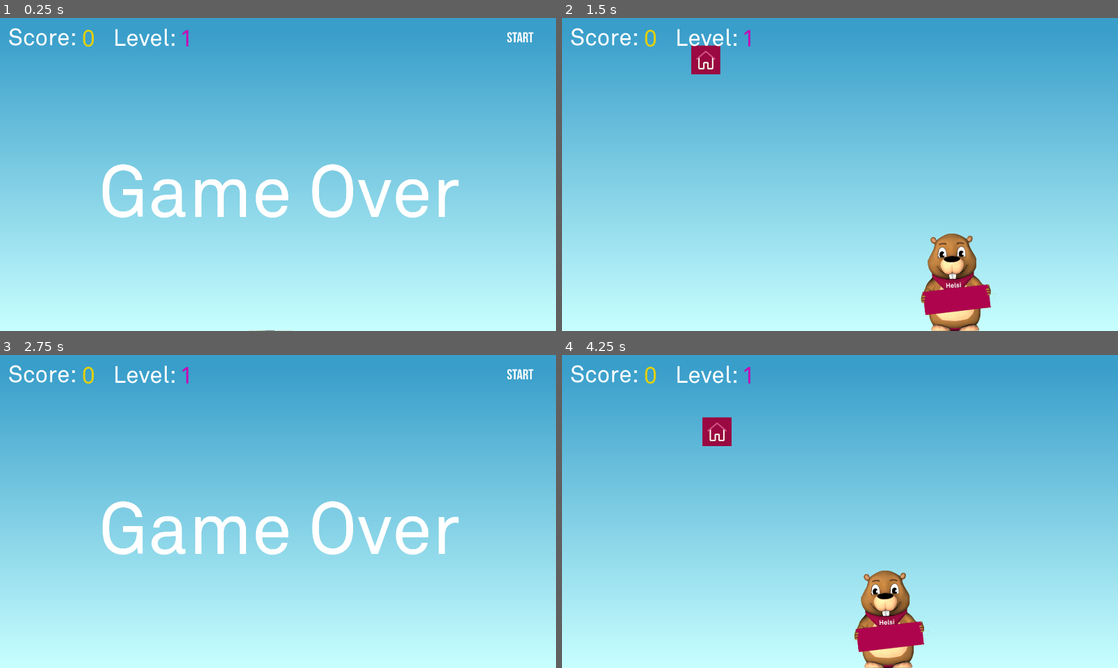
Above: before the commit, frames 1-4 (two rows, left to right).
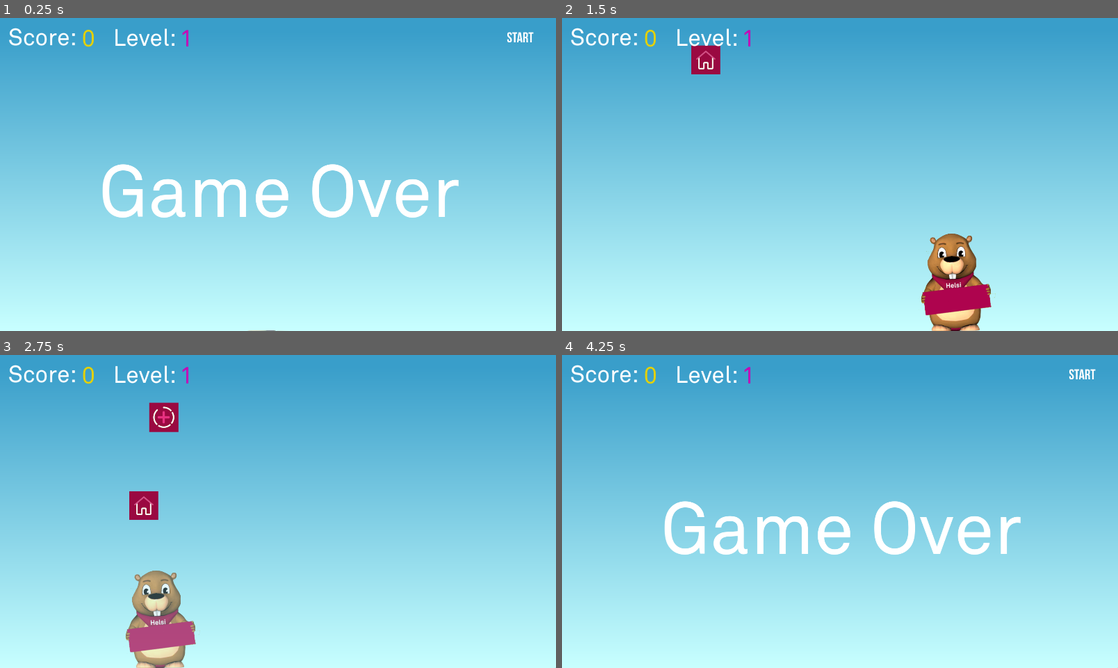
Above: after the commit, the same moments.

Repository: helsana/innoweek_game
Game: Godot game, scene res://World.tscn
The game is run twice, just before and just after one commit, with the same random seed, the same clock (stepped at 60 frames per second) and the same inputs.
Inputs (mouse positions are in pixels of both pictures, inside the frame that each line leads up to):
- Up to frame 1 (0.25 s): no input
- Up to frame 2 (1.5 s): click (1079, 36) at 0.5 s; move the mouse to (962, 158) at 1.27 s
- Up to frame 3 (2.75 s): move the mouse to (166, 527) at 2.02 s
- Up to frame 4 (4.25 s): click (1079, 373) at 2.77 s; move the mouse to (895, 442) at 3.52 s

The runs differ from the first frame. In frame 1, less than 0.1% of the frame differs, in the area x 45-53%, y 99-100%; in frame 2, 0.2%; in frame 3, 7.0%, in the area x 18-96%, y 4-100%; in frame 4, 6.6%.

Commit message:
game over animation

Diff:
--- a/Player.tscn
+++ b/Player.tscn
@@ -1,12 +1,88 @@
-[gd_scene load_steps=3 format=3 uid="uid://b6h2b4y1y3dvy"]
+[gd_scene load_steps=7 format=3 uid="uid://b6h2b4y1y3dvy"]
 
 [ext_resource type="Script" path="res://Player.gd" id="1"]
 [ext_resource type="Texture2D" uid="uid://d12gkcuanxi76" path="res://helsi.png" id="2_vv53m"]
+[ext_resource type="AudioStream" uid="uid://c3epi2g1dtf5f" path="res://Tracks/GameOver.mp3" id="3_qlwkq"]
+
+[sub_resource type="Animation" id="Animation_uh3jd"]
+resource_name = "game_over"
+length = 2.1
+step = 5.0
+tracks/0/type = "value"
+tracks/0/imported = false
+tracks/0/enabled = false
+tracks/0/path = NodePath("..:rotation")
+tracks/0/interp = 1
+tracks/0/loop_wrap = true
+tracks/0/keys = {
+"times": PackedFloat32Array(0.01, 0.49, 0.96, 1.42, 1.8, 2.09),
+"transitions": PackedFloat32Array(1, 1, 1, 1, 1, 1),
+"update": 0,
+"values": [3.48787e-16, 0.523599, 1.0472, 1.5708, 2.0944, 3.48787e-16]
+}
+tracks/1/type = "audio"
+tracks/1/imported = false
+tracks/1/enabled = true
+tracks/1/path = NodePath("../AudoGameOver")
+tracks/1/interp = 1
+tracks/1/loop_wrap = true
+tracks/1/keys = {
+"clips": [{
+"end_offset": 0.76,
+"start_offset": 0.0,
+"stream": ExtResource("3_qlwkq")
+}],
+"times": PackedFloat32Array(0)
+}
+tracks/1/use_blend = true
+tracks/2/type = "value"
+tracks/2/imported = false
+tracks/2/enabled = false
+tracks/2/path = NodePath("..:position")
+tracks/2/interp = 1
+tracks/2/loop_wrap = true
+tracks/2/keys = {
+"times": PackedFloat32Array(0.02, 0.59, 1.21, 1.71, 2.09),
+"transitions": PackedFloat32Array(1, 1, 1, 1, 1),
+"update": 0,
+"values": [Vector2(2.08165e-12, 100), Vector2(2.08165e-12, 200), Vector2(2.08165e-12, 300), Vector2(2.08165e-12, 400), Vector2(2.08165e-12, 500)]
+}
+tracks/3/type = "value"
+tracks/3/imported = false
+tracks/3/enabled = true
+tracks/3/path = NodePath("..:modulate")
+tracks/3/interp = 1
+tracks/3/loop_wrap = true
+tracks/3/keys = {
+"times": PackedFloat32Array(0.04, 0.57, 1.24, 1.69, 2.08),
+"transitions": PackedFloat32Array(1, 1, 1, 1, 1),
+"update": 0,
+"values": [Color(1, 1, 1, 0.784314), Color(1, 1, 1, 0.588235), Color(1, 1, 1, 0.392157), Color(1, 1, 1, 0), Color(1, 1, 1, 1)]
+}
+
+[sub_resource type="Animation" id="Animation_pvwwb"]
+length = 0.001
+
+[sub_resource type="AnimationLibrary" id="AnimationLibrary_hks5e"]
+_data = {
+"RESET": SubResource("Animation_pvwwb"),
+"game_over": SubResource("Animation_uh3jd")
+}
 
 [node name="Player" type="Node2D"]
+position = Vector2(2.08165e-12, 500)
 script = ExtResource("1")
+
+[node name="AudoGameOver" type="AudioStreamPlayer" parent="."]
 
 [node name="Sprite2D" type="Sprite2D" parent="."]
 z_index = -1
 position = Vector2(-19, -125)
+rotation = -0.010256
 texture = ExtResource("2_vv53m")
+
+[node name="AnimationPlayer" type="AnimationPlayer" parent="Sprite2D"]
+movie_quit_on_finish = true
+libraries = {
+"": SubResource("AnimationLibrary_hks5e")
+}
--- a/SpawnedItem.gd
+++ b/SpawnedItem.gd
@@ -7,6 +7,7 @@
 
 @onready var player : Node2D = get_parent().get_parent().get_node("Player")
 @onready var world : Node2D = player.get_parent() # Just an example on how to keep reference to an object. I am just showing off how you can do things.
+@onready var _animation_player = $AnimationPlayer
 
 func _ready():
 	get_child(0).texture = get_parent().test[min(randi() % get_parent().test.size(), 1)] # You can also access children by index.
@@ -18,7 +19,7 @@
 func manage_collision():
 	if !world.game_is_running:
 		get_node("/root/World/BackgroundMusic").stop()
-		get_node("/root/World/GameOver").play()
+		#get_node("/root/World/GameOver").play()
 		get_node("/root/World/LevelTimer").stop()
 		queue_free()
 	else:
@@ -27,11 +28,16 @@
 			is_collision_detected = true
 			get_node("/root/World/Collect").play()
 			Input.vibrate_handheld(10)
-			player.score += 1
+			if player.get_parent().game_is_running:
+				player.score += 1
 			queue_free()
 		elif position.y > get_viewport().size.y:
+			Input.vibrate_handheld(500)
+			#get_node("/root/World/GameOver").play()
+			get_node("/root/World/Player/Sprite2D/AnimationPlayer").play("game_over")
+			await get_tree().create_timer(1.7).timeout
 			player.get_parent().game_is_running = false
-			Input.vibrate_handheld(500)
 			get_parent().get_parent().get_node("GUI").get_node("Restart").visible = true
 			get_parent().get_parent().get_node("GUI").get_node("GameOver").visible = true
+			get_node("/root/World/Player/Sprite2D/AnimationPlayer").stop()
 			queue_free()
